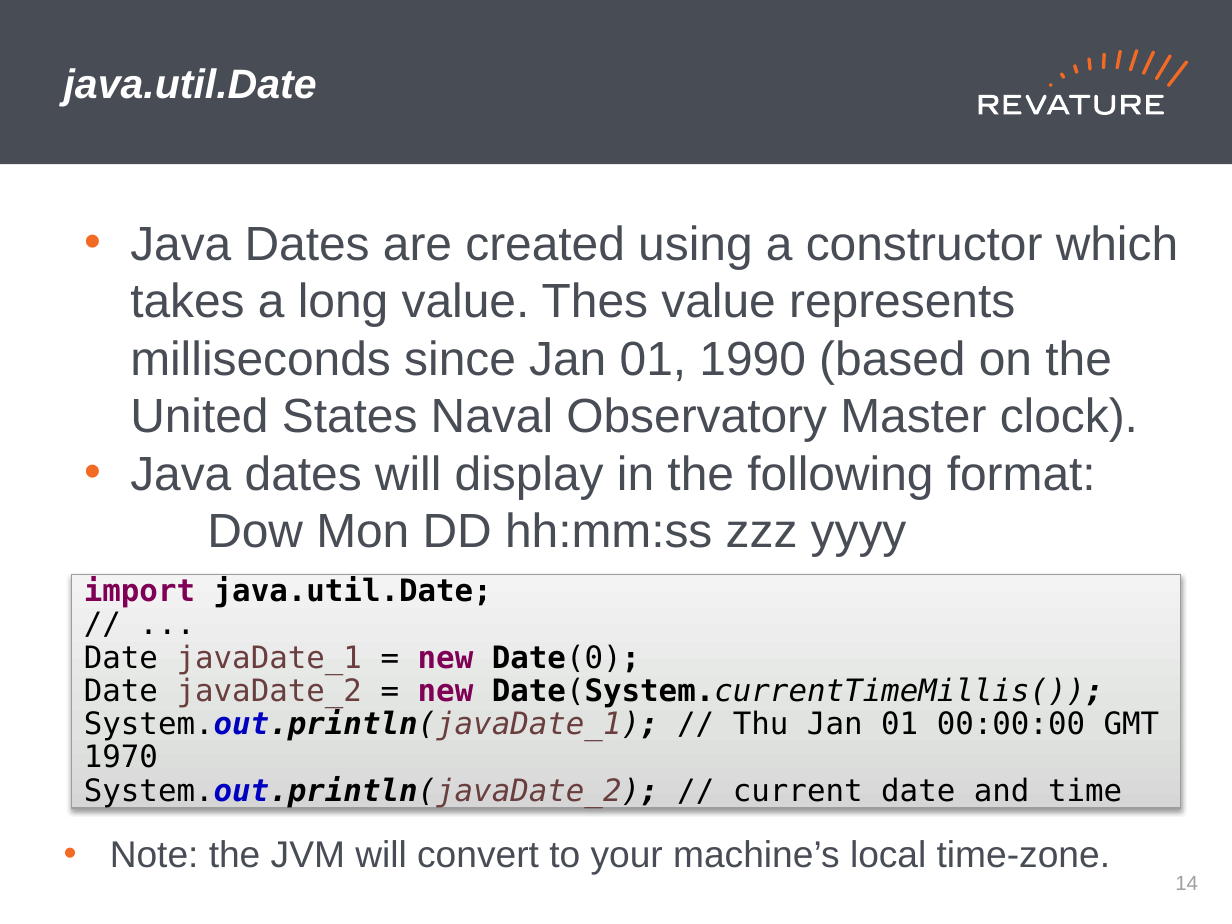
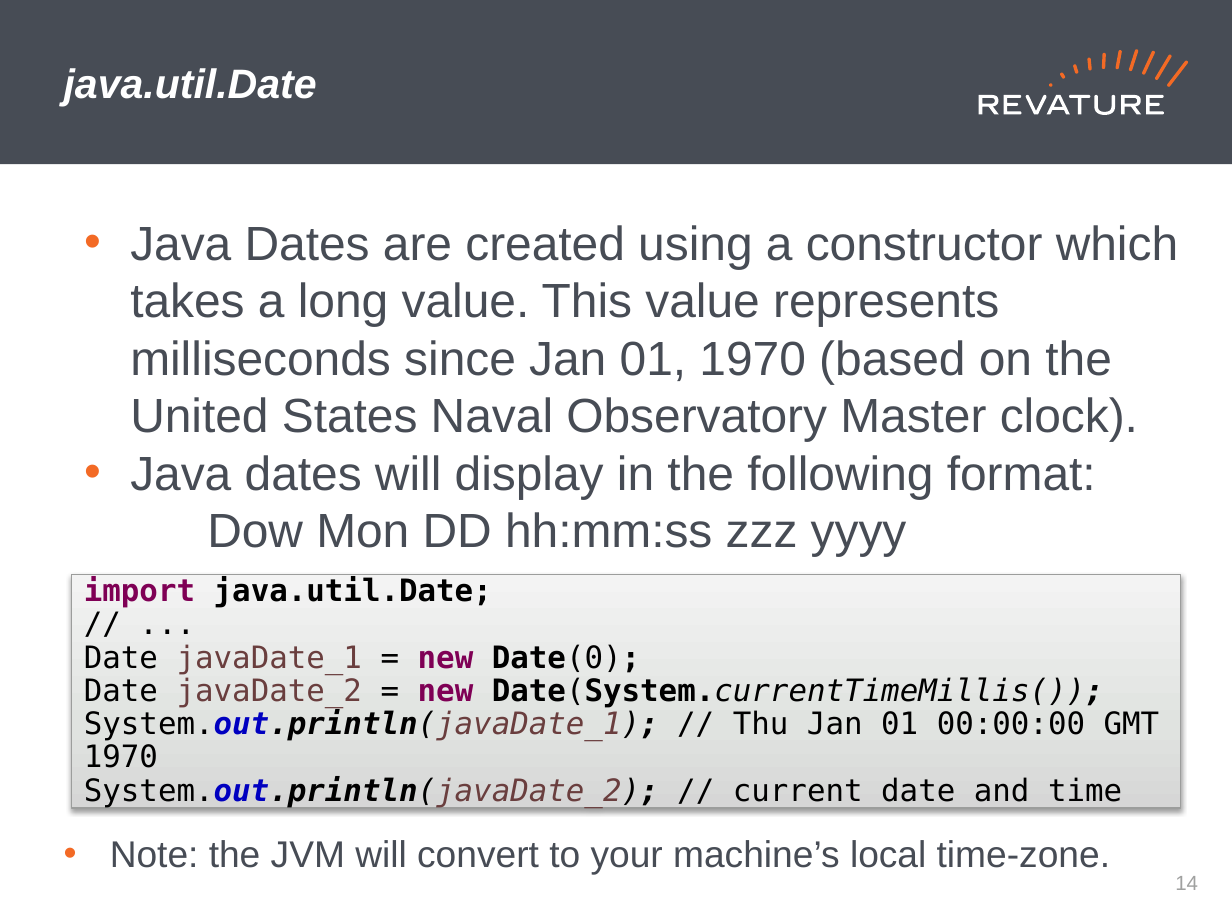
Before and after one commit to jhigherevature/8302021_RAP, a slide deck: slide 15 of powerpoints/Day_25.pptx. Drawn at 1232x924 pixels with LibreOffice and Linux fonts; fonts in the diff are those of the drawing. Boxes give left, top, right and bottom in pixels: in the first picture for what was removed or moved away, otherwise in the second. Text is boxed around its words. In the diff, an @@ line names an element or a change of style, - is before the commit and + after.

```diff
--- a/powerpoints/Day_25.pptx
+++ b/powerpoints/Day_25.pptx
@@ text at [130, 225, 1178, 441]: text changed @@
-• Java Dates are created using a constructor which takes a long value. Thes value represents milliseconds since Jan 01, 1990 (based on the United States Naval Observatory Master clock).
+• Java Dates are created using a constructor which takes a long value. This value represents milliseconds since Jan 01, 1970 (based on the United States Naval Observatory Master clock).
```
Also in this commit, not shown: 1 other slide changed, 9 other files.
